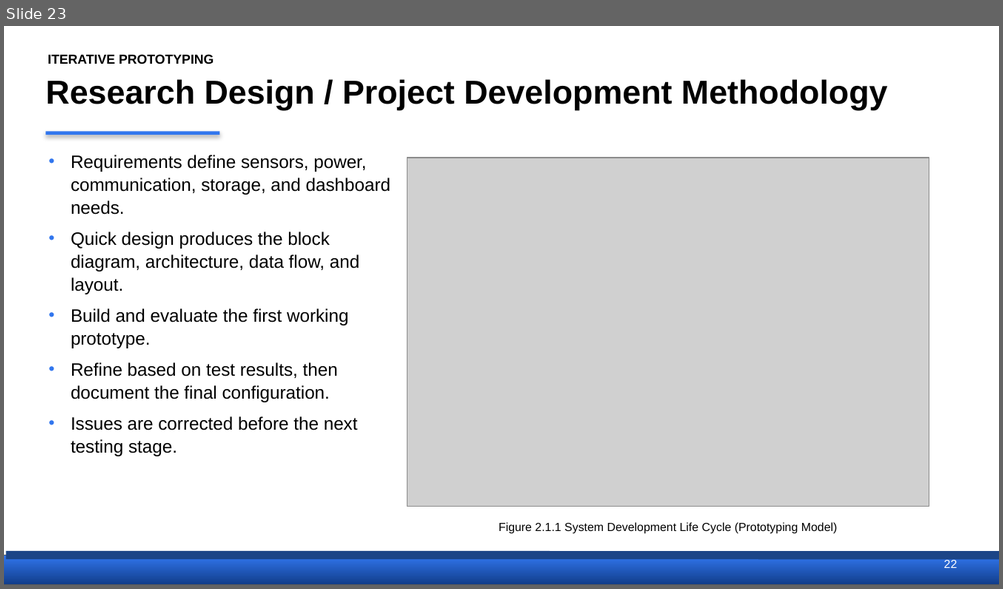
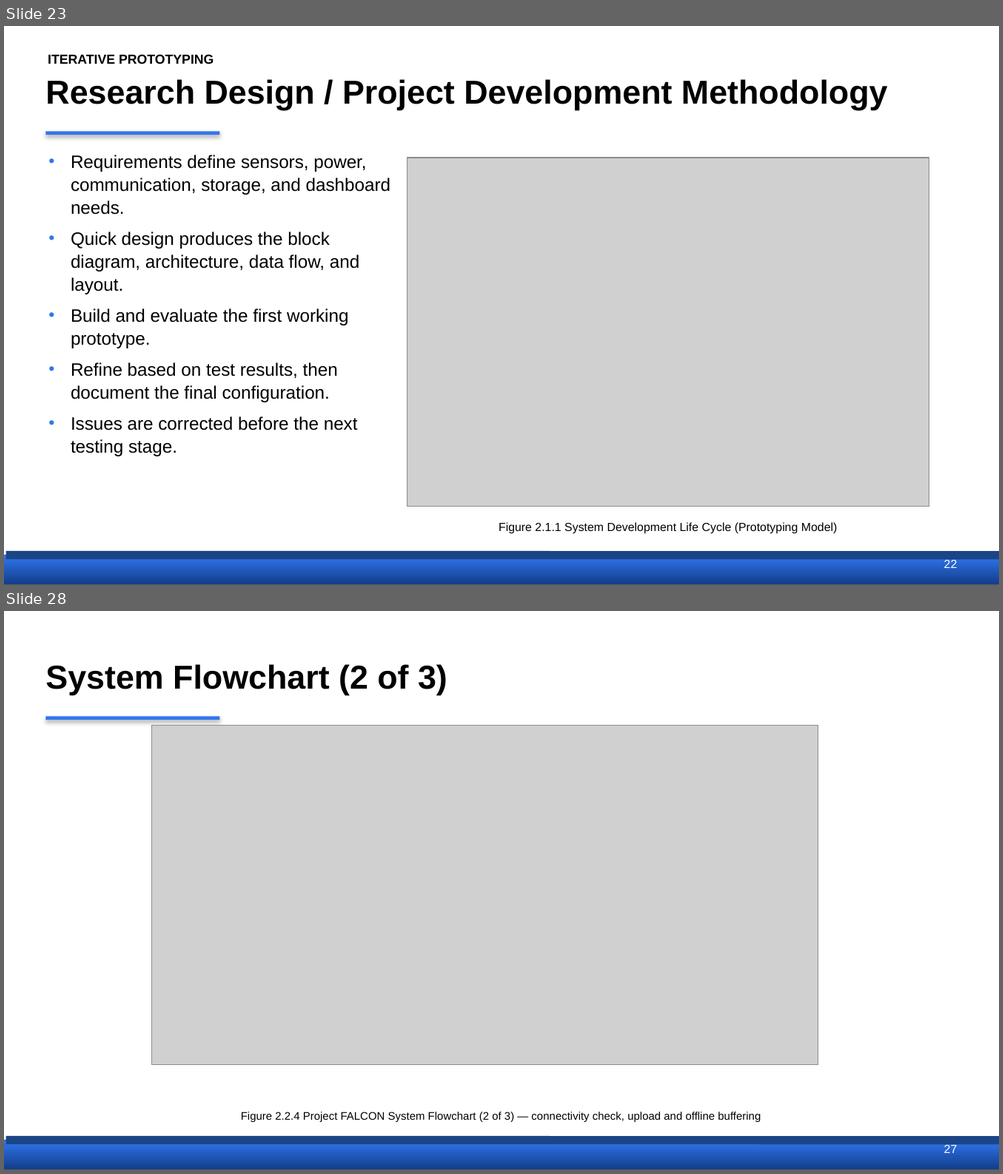
Before and after one commit to Ruzz-1010/Project-FALCON-01, a slide deck: THESIS DOCUMENTATION/FALCON_Proposal_Defense_Short.pptx. Shown one above the other, each under a label of ours: slide 23 before the commit, slides 23 and 28 after it; the slides between them are not shown. The pictures are 1003x589 and 1003x1174 pixels, drawn with LibreOffice and Linux fonts; fonts in the diff are those of the drawing; grey boxes stand for pictures. Boxes give left, top, right and bottom in pixels: in the first picture for what was removed or moved away, otherwise in the second. Text is boxed around its words. In the diff, an @@ line names an element or a change of style, - is before the commit and + after.

```diff
--- a/THESIS DOCUMENTATION/FALCON_Proposal_Defense_Short.pptx
+++ b/THESIS DOCUMENTATION/FALCON_Proposal_Defense_Short.pptx
@@ slide 28 added at bbox=[4, 611, 999, 1170], background #FFFFFF @@
@@ title added at bbox=[45, 664, 447, 695], 24 pt, text #000000, bold @@
+System Flowchart (2 of 3)
@@ rectangle added at bbox=[45, 716, 220, 721], fill #3176EE @@
@@ picture added at bbox=[152, 726, 819, 1065] @@
@@ text added at bbox=[241, 1112, 760, 1122], 8 pt, text #000000 @@
+Figure 2.2.4 Project FALCON System Flowchart (2 of 3) — connectivity check, upload and offline buffering
@@ rectangle added at bbox=[4, 1140, 999, 1170], fill gradient #3176EE to #113D8A, outline #595959 0.75 pt @@
@@ line added from (6, 1140) to (999, 1141), #1C4587 6 pt @@
@@ text added at bbox=[944, 1144, 957, 1153], 8.5 pt, text #FFFFFF @@
+27
```
Also in this commit, not shown: 27 slides changed, 1 other slide added.
